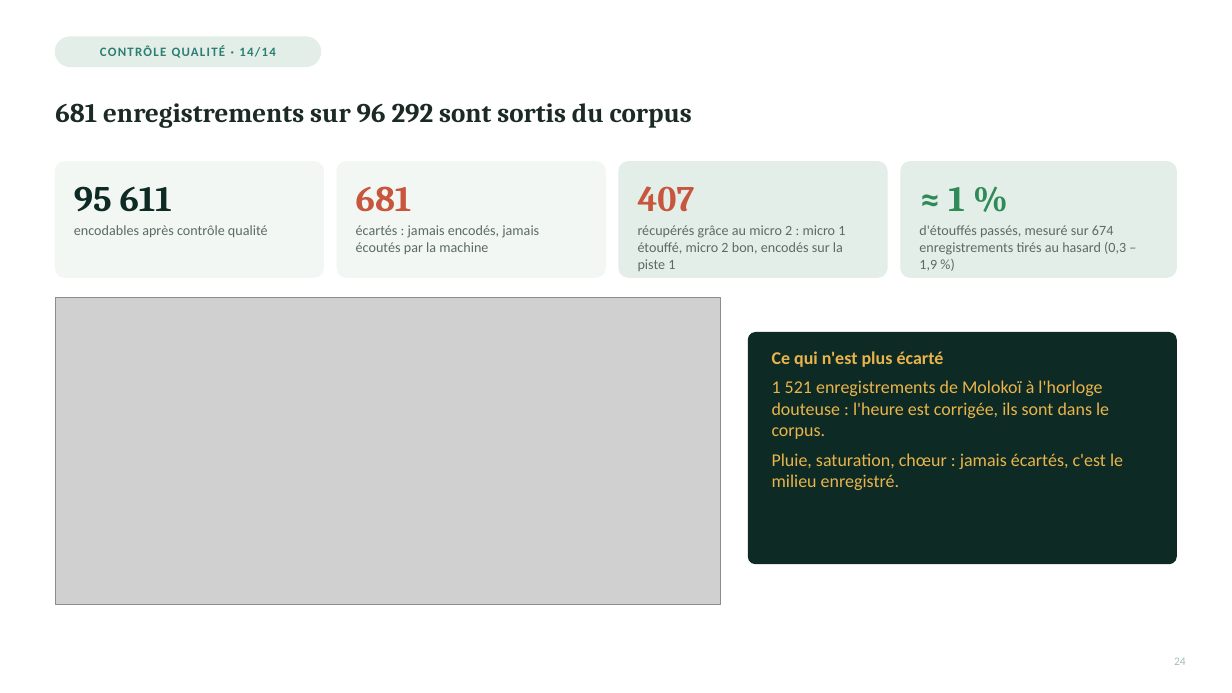
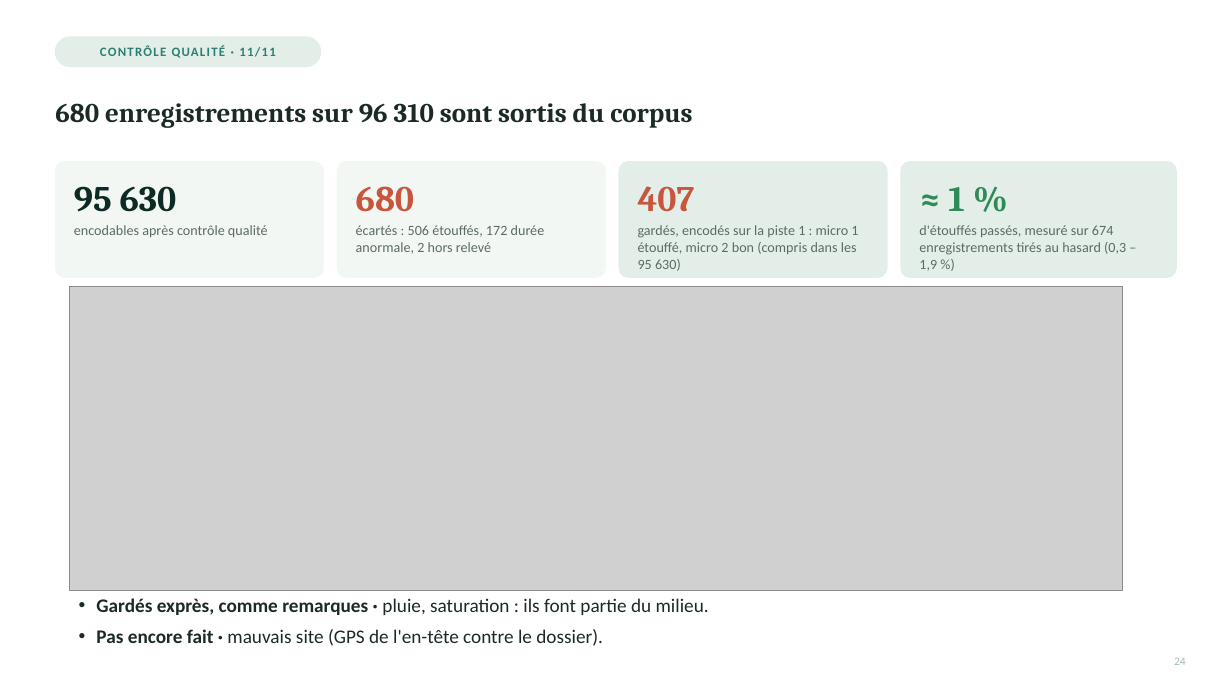
Before and after one commit to Rumble-Paw-Patrol/Grenouille, a slide deck: slide 1 of documentation/prez/presentation_4_paquets/presentation_4_inventaire_qc_v2_paquet_5_diapos_21-26.pptx (slide 4 before the commit). Drawn at 1232x693 pixels with LibreOffice and Linux fonts; fonts in the diff are those of the drawing; grey boxes stand for pictures. Boxes give left, top, right and bottom in pixels: in the first picture for what was removed or moved away, otherwise in the second. Text is boxed around its words. In the diff, an @@ line names an element or a change of style, - is before the commit and + after.

```diff
--- a/documentation/prez/presentation_4_paquets/presentation_4_inventaire_qc_v2_paquet_5_diapos_21-26.pptx
+++ b/documentation/prez/presentation_4_paquets/presentation_4_inventaire_qc_v2_paquet_5_diapos_21-26.pptx
@@ text at bbox=[100, 46, 275, 58]: text changed @@
-CONTRÔLE QUALITÉ · 14/14
+CONTRÔLE QUALITÉ · 11/11
@@ text at bbox=[55, 103, 692, 128]: text changed @@
-681 enregistrements sur 96 292 sont sortis du corpus
+680 enregistrements sur 96 310 sont sortis du corpus
@@ text at bbox=[74, 186, 177, 212]: text changed @@
-95 611
+95 630
@@ text at bbox=[356, 186, 414, 212]: text changed @@
-681
+680
@@ text at bbox=[356, 225, 545, 253]: text changed @@
-écartés : jamais encodés, jamais écoutés par la machine
+écartés : 506 étouffés, 172 durée anormale, 2 hors relevé
@@ text at bbox=[638, 225, 858, 271]: text changed @@
-récupérés grâce au micro 2 : micro 1 étouffé, micro 2 bon, encodés sur la piste 1
+gardés, encodés sur la piste 1 : micro 1 étouffé, micro 2 bon (compris dans les 95 630)
@@ picture: place and size @@
-picture at bbox=[55, 298, 721, 604]
+picture at bbox=[69, 287, 1123, 591]
@@ rounded rectangle removed at bbox=[749, 333, 1177, 564] @@
@@ text removed at bbox=[772, 351, 1123, 490] @@
-Ce qui n'est plus écarté
-1 521 enregistrements de Molokoï à l'horloge douteuse : l'heure est corrigée, ils sont dans le corpus.
-Pluie, saturation, chœur : jamais écartés, c'est le milieu enregistré.
@@ text added at bbox=[96, 598, 709, 646], 15 pt, text #1B2A24 @@
+• Gardés exprès, comme remarques · pluie, saturation : ils font partie du milieu.
+• Pas encore fait · mauvais site (GPS de l'en-tête contre le dossier).
```
Also in this commit, not shown: 2 other slides changed, 3 slides removed, 17 other files.
